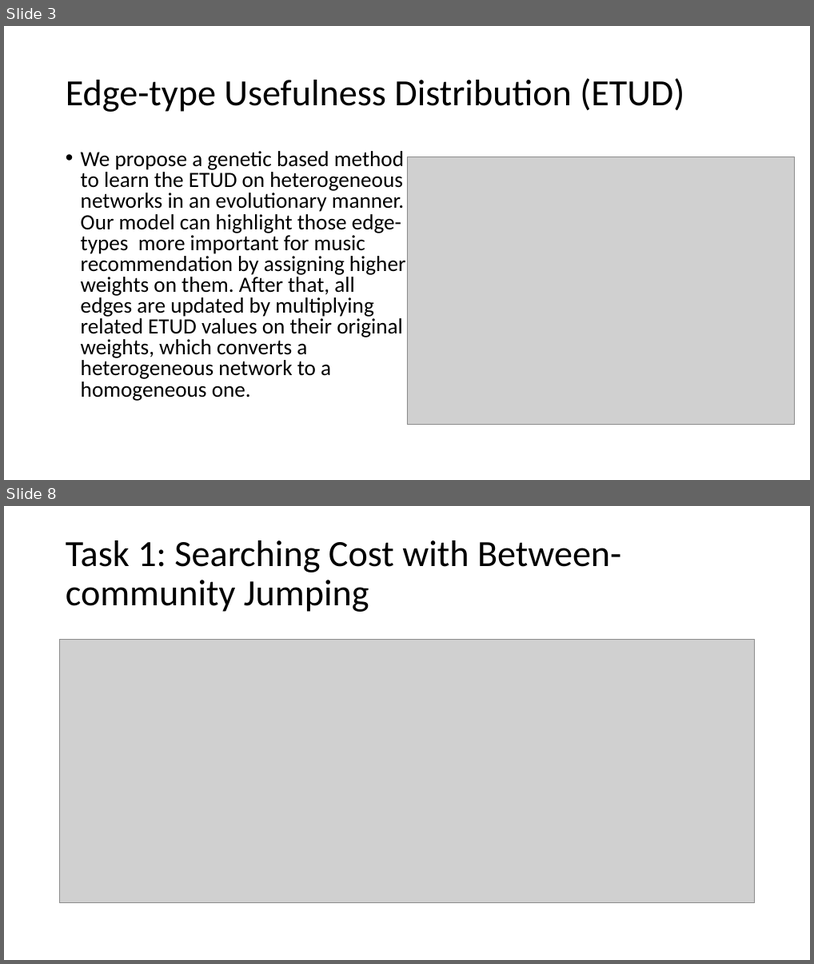
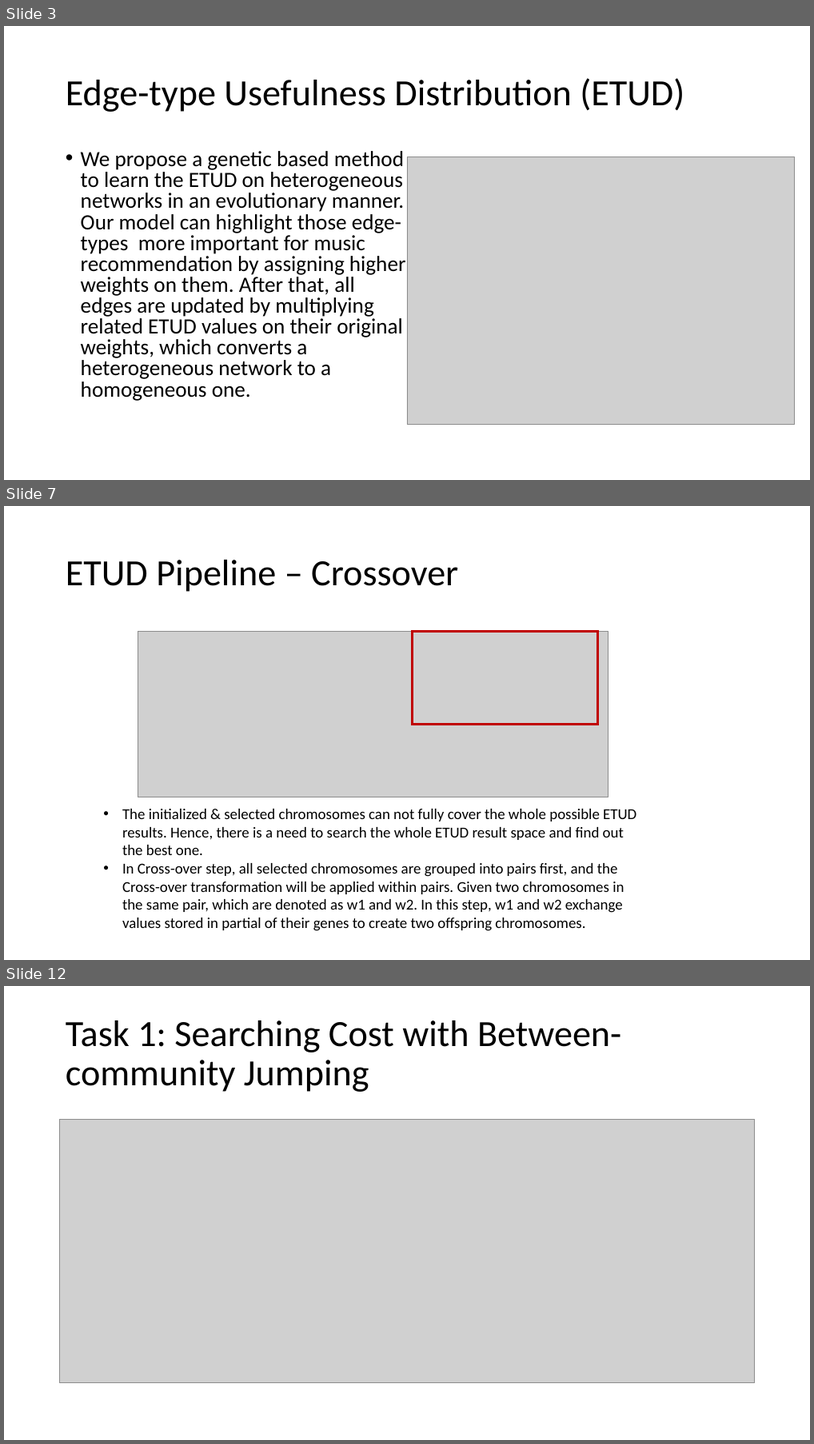
Before and after one commit to RoyZhengGao/RoyZhengGao-old.github.io, a slide deck: files/iconference-2022.pptx. Shown one above the other, each under a label of ours: slides 3 and 8 before the commit, slides 3, 7 and 12 after it; the slides between them are not shown. The pictures are 814x964 and 814x1444 pixels, drawn with LibreOffice and Linux fonts; fonts in the diff are those of the drawing; grey boxes stand for pictures. Boxes give left, top, right and bottom in pixels: in the first picture for what was removed or moved away, otherwise in the second. Text is boxed around its words. In the diff, an @@ line names an element or a change of style, - is before the commit and + after.

```diff
--- a/files/iconference-2022.pptx
+++ b/files/iconference-2022.pptx
@@ slide 7 added at (4, 506, 810, 960), background #FFFFFF @@
@@ title added at (66, 560, 458, 592), 44 pt, text #000000 @@
+ETUD Pipeline – Crossover
@@ picture added at (138, 632, 608, 797) @@
@@ rectangle added at (412, 632, 598, 724), outline #C00000 2.5 pt @@
@@ text added at (122, 808, 637, 931), 18 pt, text #000000 @@
+• The initialized & selected chromosomes can not fully cover the whole possible ETUD results. Hence, there is a need to search the whole ETUD result space and find out the best one.
+• In Cross-over step, all selected chromosomes are grouped into pairs first, and the Cross-over transformation will be applied within pairs. Given two chromosomes in the same pair, which are denoted as w1 and w2. In this step, w1 and w2 exchange values stored in partial of their genes to create two offspring chromosomes.
@@ what was slide 8 is now slide 12 @@
```
Also in this commit, not shown: 3 slides changed, 5 other slides added, 2 slides removed, 3 other files.
